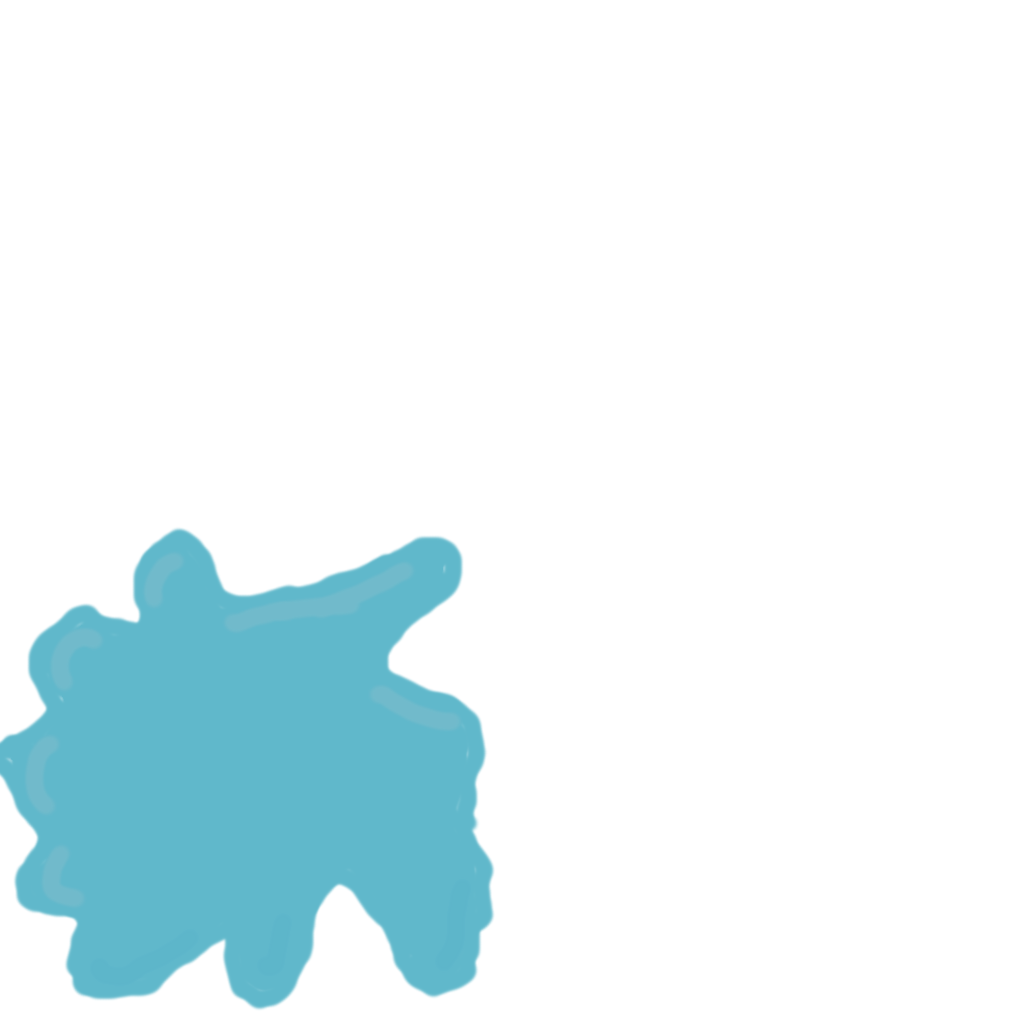
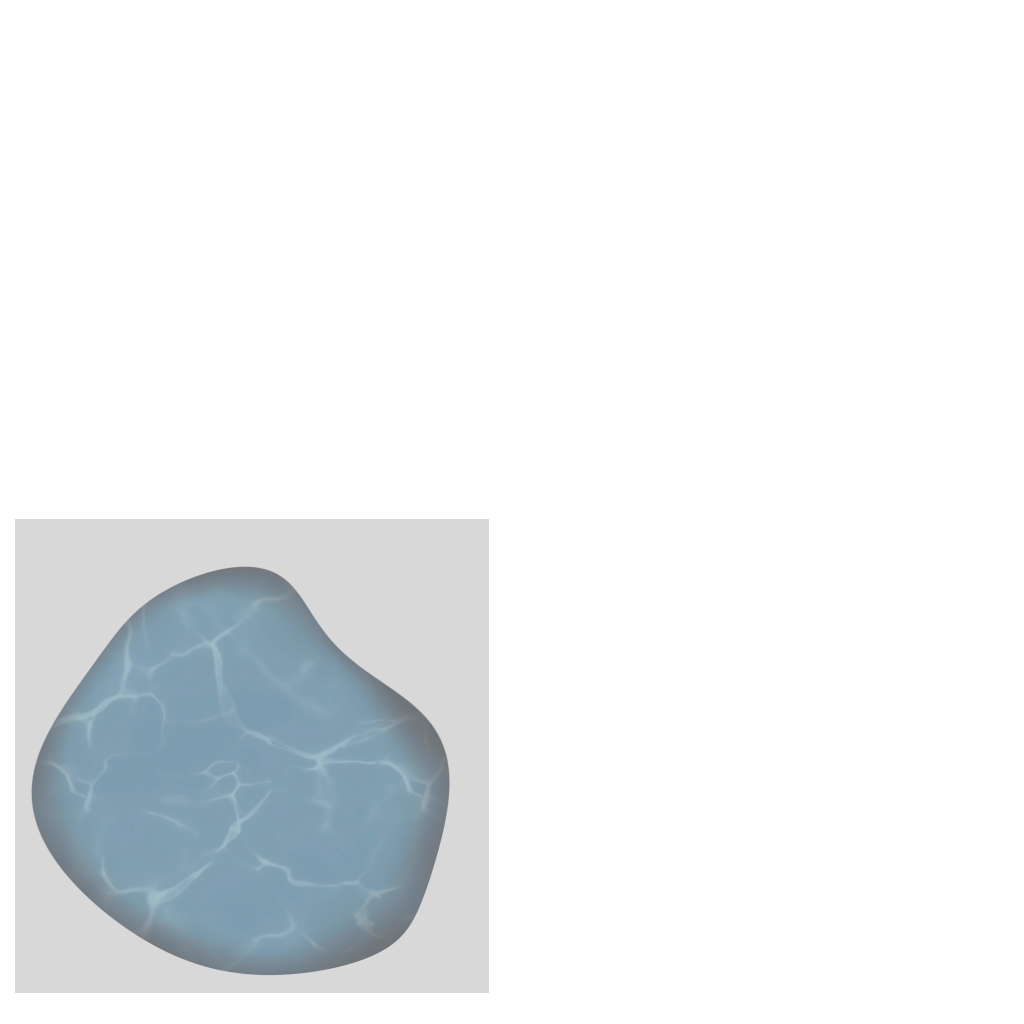
Revision of a layered w=1024, h=1024 image; what changed, layer by layer:
added layer "ice.jpg" above "Untitled_Artwork 1.jpg" over [15, 519, 489, 993]
hid "Crossing #2" over [0, 526, 495, 1011]
